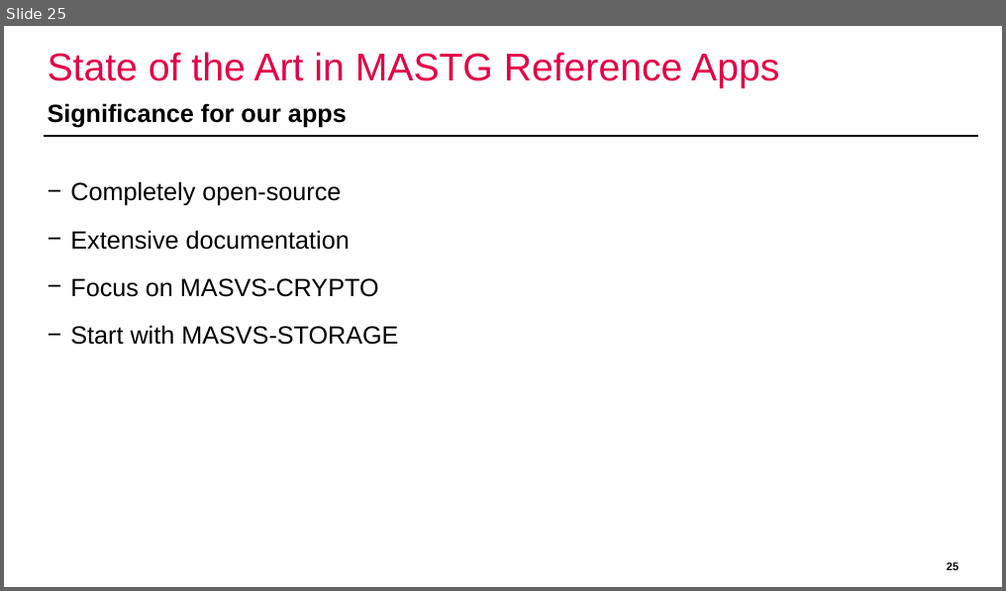
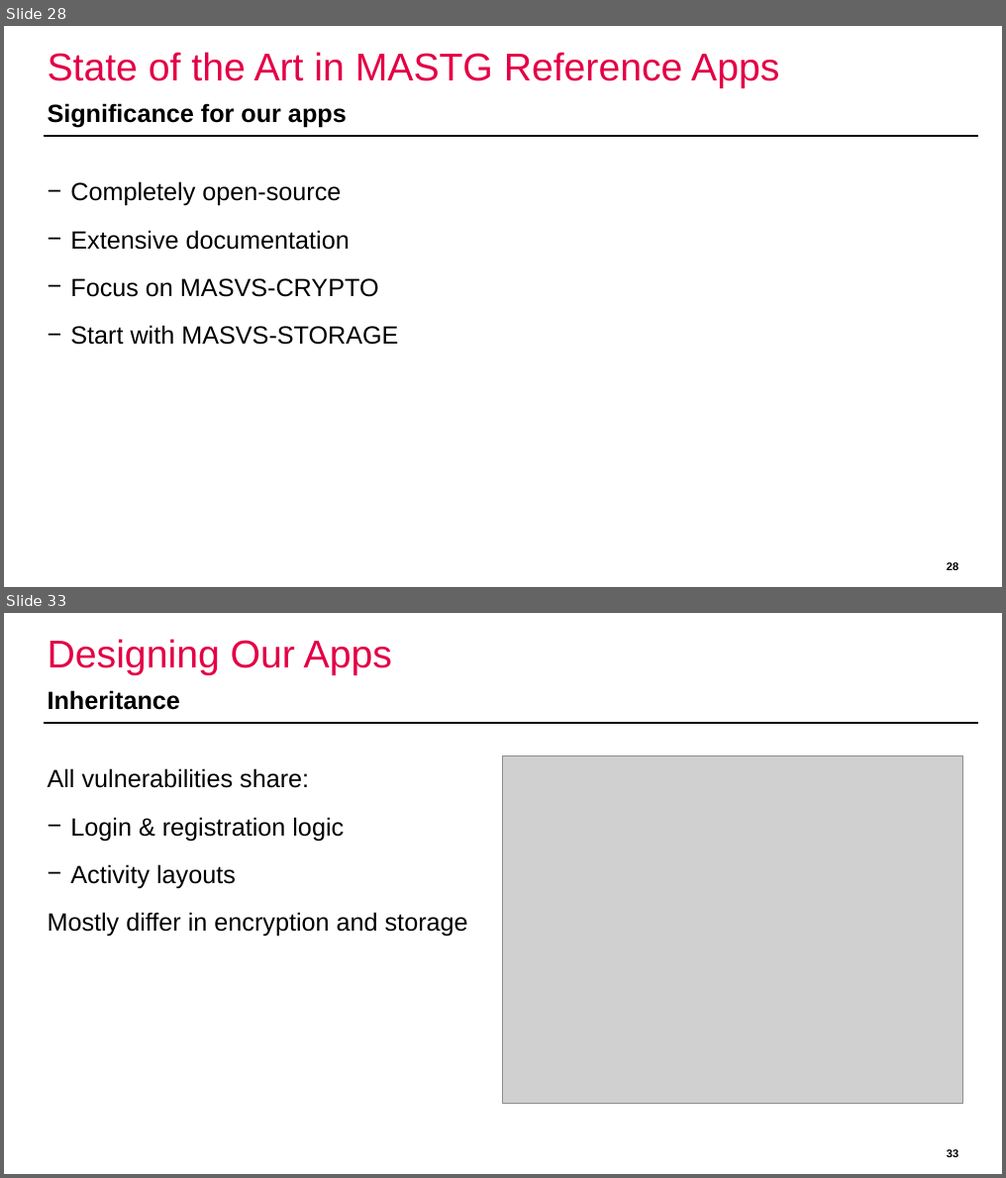
Before and after one commit to domi-cmd/Reference_Application_for_OWASP_MASTG, a slide deck: dev_documents/presentation/ba_thesis_presentation_kronig.pptx. Shown one above the other, each under a label of ours: slide 25 before the commit, slides 28 and 33 after it; the slides between them are not shown. The pictures are 1006x591 and 1006x1178 pixels, drawn with LibreOffice and Linux fonts; fonts in the diff are those of the drawing; grey boxes stand for pictures; background and template pictures are left out. Boxes give left, top, right and bottom in pixels: in the first picture for what was removed or moved away, otherwise in the second. Text is boxed around its words. In the diff, an @@ line names an element or a change of style, - is before the commit and + after.

Commit message:
Added <Design> section to my BA thesis presentation. Simplified and reworked the graphs and diagrams for use in presentation.

```diff
--- a/dev_documents/presentation/ba_thesis_presentation_kronig.pptx
+++ b/dev_documents/presentation/ba_thesis_presentation_kronig.pptx
@@ slide 33 added at box(4, 613, 1002, 1174), background #FFFFFF; not listed: 1 template element that a slide beside it also shows @@
@@ title added at box(48, 639, 392, 675), 28 pt, text #E40046 @@
+Designing Our Apps
@@ text added at box(48, 690, 180, 710), 18 pt, text #000000, bold @@
+Inheritance
@@ picture added at box(503, 757, 963, 1104) @@
@@ text added at box(48, 768, 468, 937), 18 pt, text #000000 @@
+All vulnerabilities share:
+− Login & registration logic
+− Activity layouts
+Mostly differ in encryption and storage
@@ page number added at box(946, 1149, 958, 1159), 8 pt, text #000000, bold @@
+33
@@ what was slide 25 is now slide 28 @@
```
Also in this commit, not shown: 5 slides changed, 11 other slides added, 1 slide removed, 9 other files.
